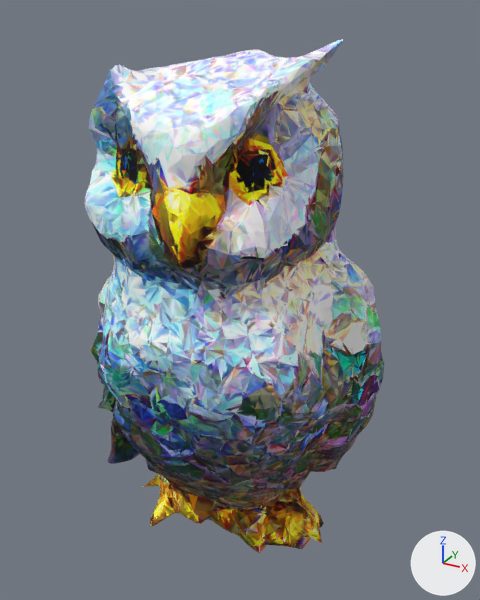
Before and after pictures for a commit that changed the glTF model assets/mesh/owl-scribble.glb.
Before and after are seen from a 50 mm camera at (0.513, -0.91, 0.466) aimed at (-0.008, 0.038, -0.008). The axes (+X, +Y, +Z) are drawn at lower right. The lights are the same throughout. The first picture is the older version. Vertices at exactly the same position are counted once.

The first picture shows 'extracted_mesh'.
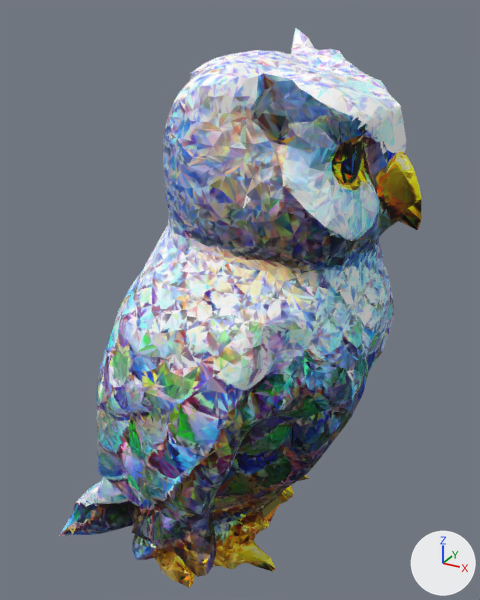
Where the change shows, as pixel boxes (x1, y1, x2, y2) in the pictures (480 x 600 px):
'extracted_mesh', reshaped, turned
    before: (85, 39, 384, 553)
    after: (59, 28, 421, 588)

Diff of the bpy script that builds the scene:
```diff
--- a/assets/mesh/owl-scribble.glb.py
+++ b/assets/mesh/owl-scribble.glb.py
@@ me_extracted_mesh @@
 # used by ob_extracted_mesh; location = (0.0, 0.0, 0.0); rotation_euler = (0.0, 0.0, -1.571), in degrees (0, 0, -90)
-me_extracted_mesh.from_pydata(...)  # 8237 vertices, 16470 faces; spans x -0.3..0.265, y -0.248..0.263, z -0.5..0.429
+me_extracted_mesh.from_pydata(...)  # 8237 vertices, 16470 faces; spans x -0.314..0.284, y -0.249..0.26, z -0.517..0.436
+# me_extracted_mesh part 1: 8226 of 8237 vertices moved; they spanned x -0.3..0.265, y -0.248..0.263, z -0.5..0.429 and now span x -0.314..0.284, y -0.249..0.26, z -0.517..0.436; mean shift (0.0, 0.0, 0.0); largest move (-0.118, 0.011, -0.41) -> (-0.087, -0.029, -0.49)
 me_extracted_mesh.materials.append(mat_mesh)
@@ ob_extracted_mesh @@
 ob_extracted_mesh.location = (0.0, 0.0, 0.0)
-ob_extracted_mesh.rotation_euler = (0.0, 0.0, -1.571)  # degrees (0, 0, -90)
```
